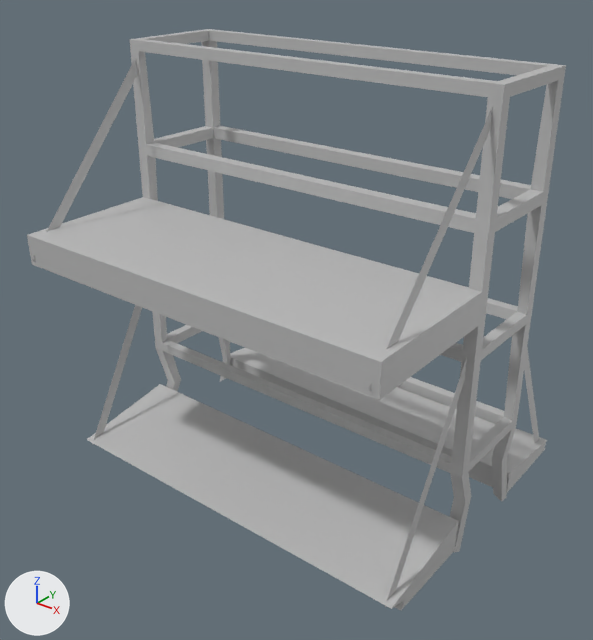
The FBX model Unity/Vanguard_Productions_Prototype/Assets/Prefabs/Environment/SM_scaffoldPlatform.fbx, before and after one commit.
Both versions are drawn from a 50 mm camera at (16.3, -21.0, 11.3) aimed at (0.1, -0.7, -1.3). The axes (+X, +Y, +Z) are drawn at lower left. The lights are the same throughout. Where no turn or scale is listed for an object, it has been applied to the vertices.

The older version as bpy lines, for what is in view:
```python
me_mesh = bpy.data.meshes.new('Mesh')
me_mesh.from_pydata(...)  # 332 vertices, 278 faces; spans x -7.1..7.1, y -6.4..6.3, z -7.9..7.6
# faces by material slot: [60, 34, 184]
me_mesh.materials.append(mat_lambert2)  # grey #bcbcbc
me_mesh.materials.append(mat_lambert1)  # grey #bcbcbc
me_mesh.materials.append(mat_lambert3)  # grey #bcbcbc
ob_polysurface20 = bpy.data.objects.new('polySurface20', me_mesh)
ob_polysurface20.location = (0.0, 0.0, 0.0)
```
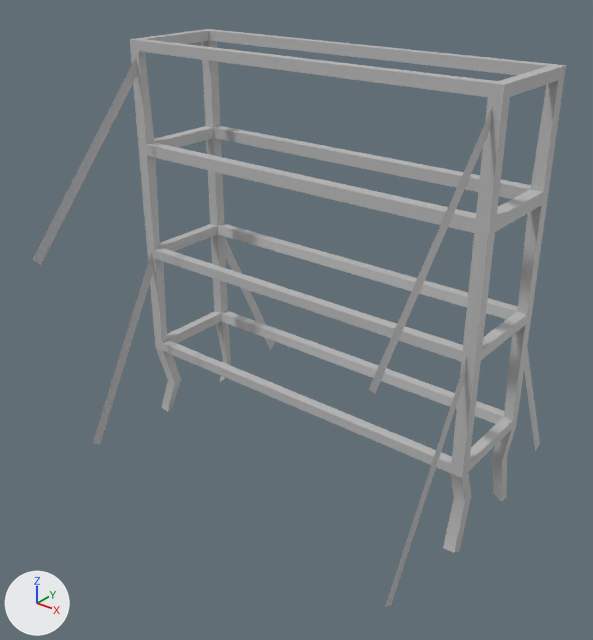
Where the newer file only moved an object's origin or applied its transform, the numbers keep the older frame.

The change, as a list of edits to the scene's bpy script:
```text
Change me_mesh:
    used by ob_polysurface20; location = (0.0, 0.0, 0.0)
    remove me_mesh.from_pydata(...)  # 332 vertices, 278 faces; spans x -7.1..7.1, y -6.4..6.3, z -7.9..7.6
    add me_mesh.from_pydata(...)  # 296 vertices, 248 faces; spans x -7.1..7.1, y -6.4..6.2, z -7.9..7.6
    me_mesh part 1: the loose piece of 16 vertices spanning x -7.1..7.1, y 2.8..6.3, z -7.5..-6.7 is deleted
    me_mesh part 2: the loose piece of 16 vertices spanning x -7.1..7.1, y -5.0..-1.0, z -7.6..-6.3 is deleted
    me_mesh part 3
    8 vertices are removed from x -7.1..7.1, y -6.3..-1.0, z 0.8..1.9
    10 faces are deleted
    4 vertices are added at (-6.7, -1.1, 1.9), (-7.1, -1.1, 1.9), (-7.1, -0.7, 1.9), (-6.7, -0.7, 1.9)
    8 new faces join them, mat_lambert3 (grey #bcbcbc)
    remove me_mesh.materials.append(mat_lambert1)  # grey #bcbcbc
```

Where the change shows, as pixel boxes (x1, y1, x2, y2) in the pictures (593 x 640 px; the box of a moved part takes in the faces that stretch with it):
'polySurface20', reshaped
    before: (27, 29, 566, 610)
    after: (32, 29, 566, 607)
part 1 of me_mesh, deleted
    before: (230, 348, 547, 492)
part 2 of me_mesh, deleted
    before: (87, 384, 459, 610)
part 3 of me_mesh, moved or reshaped
    before: (27, 154, 483, 400)
    after: (139, 154, 160, 250)
